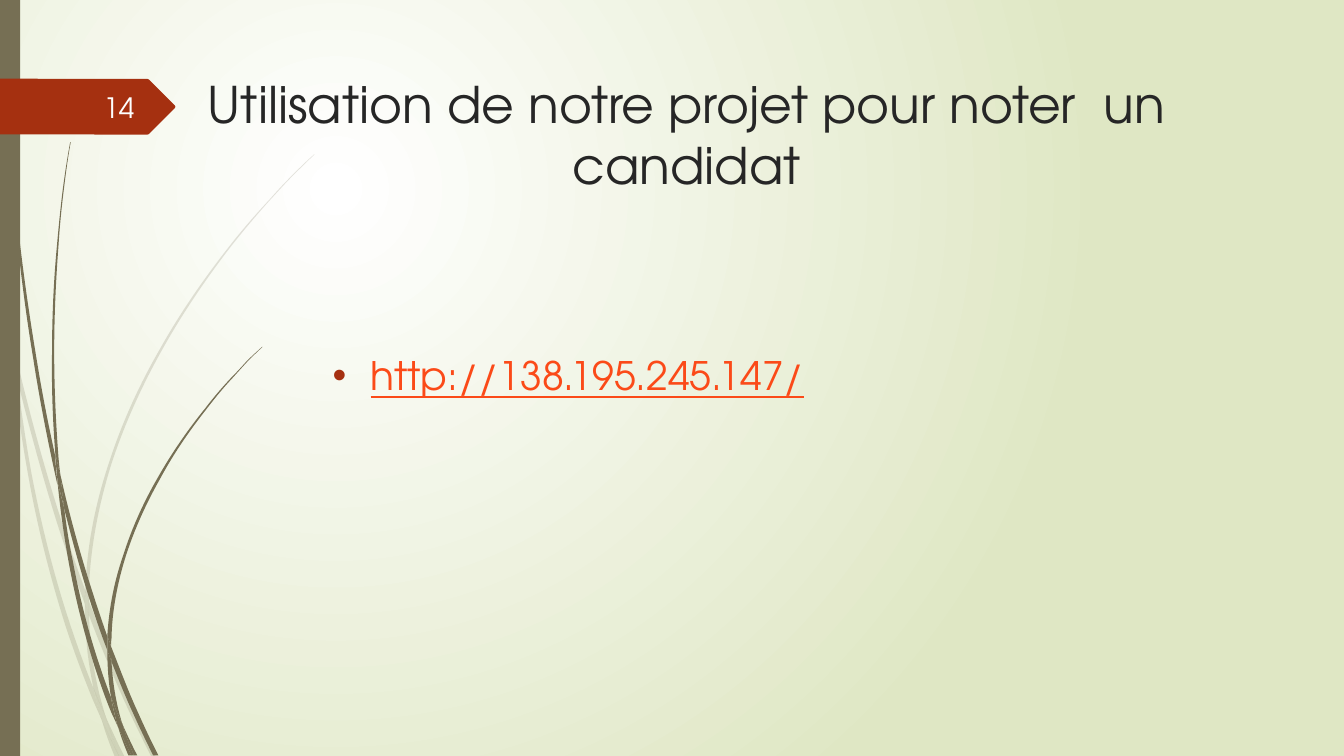
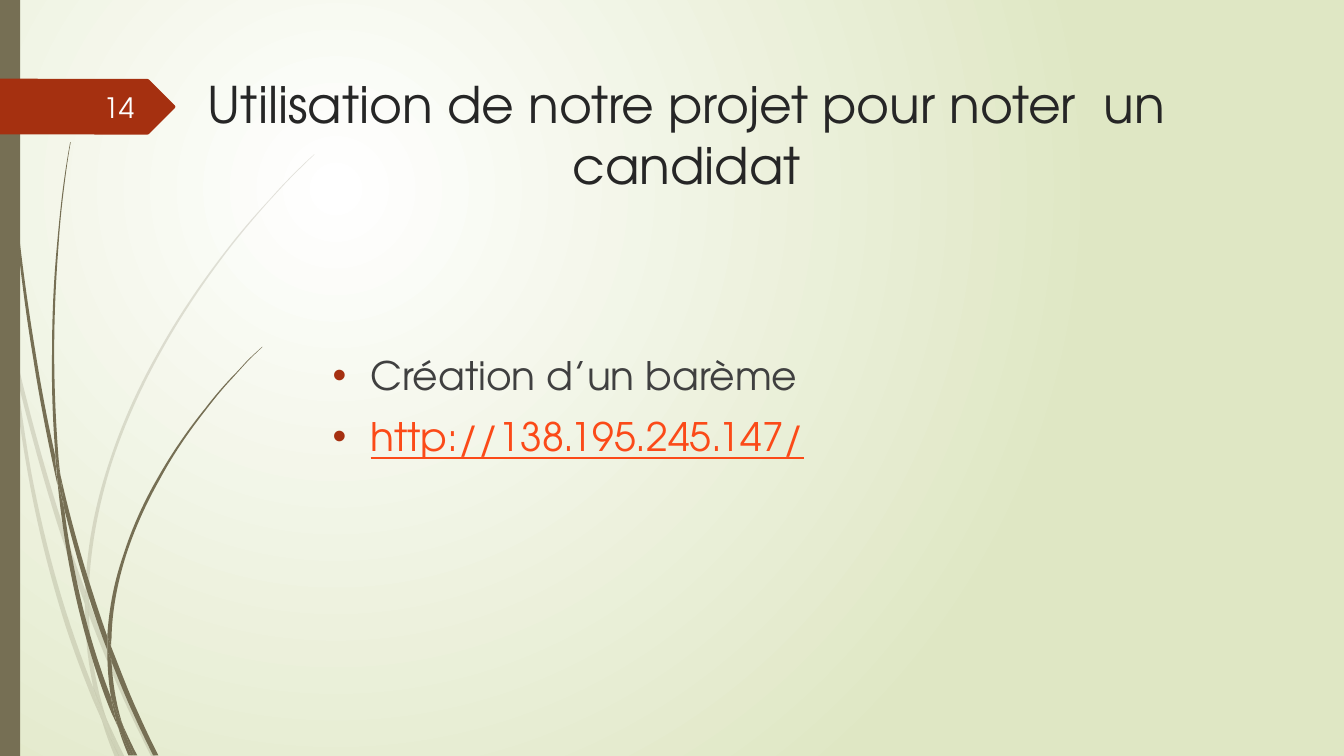
Before and after one commit to 2018grimonp/ProjetGroupe5, a slide deck: slide 14 of DoctolibGroupe51theverylastversion.pptx. Drawn at 1344x756 pixels with LibreOffice and Linux fonts; fonts in the diff are those of the drawing. Boxes give left, top, right and bottom in pixels: in the first picture for what was removed or moved away, otherwise in the second. Text is boxed around its words. In the diff, an @@ line names an element or a change of style, - is before the commit and + after.

```diff
--- a/DoctolibGroupe51theverylastversion.pptx
+++ b/DoctolibGroupe51theverylastversion.pptx
@@ text at (x1=371, y1=360, x2=798, y2=391): paragraph added @@
+• Création d’un barème
```
Also in this commit, not shown: 1 other slide changed.
